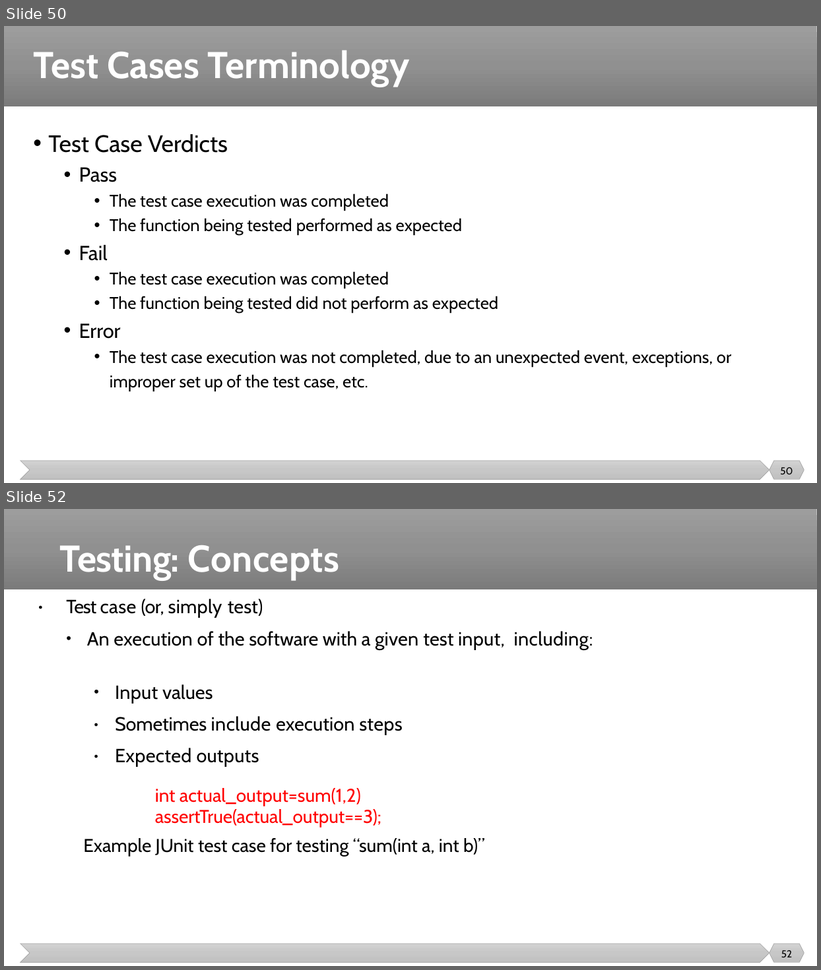
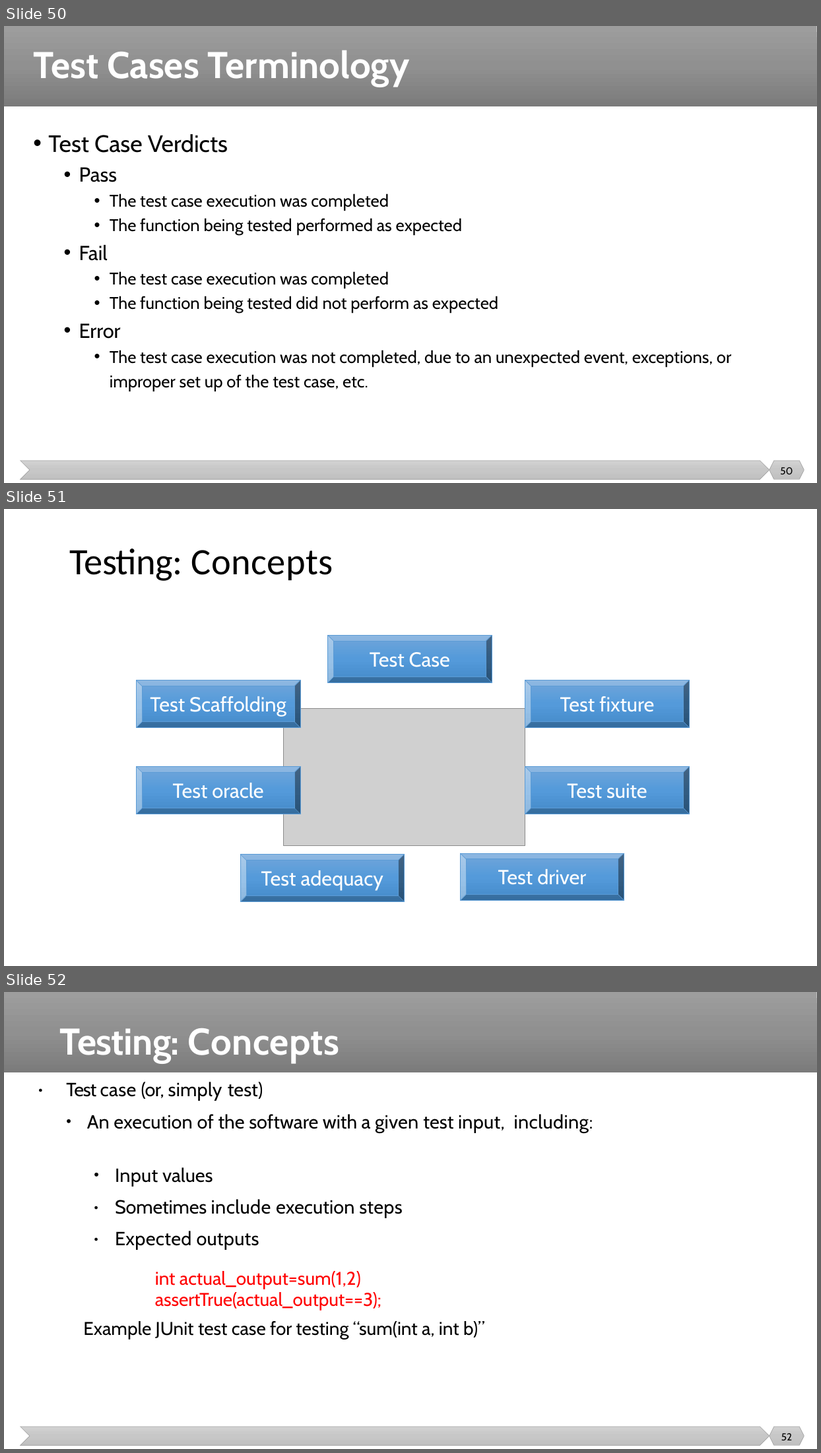
Before and after one commit to malenezi/malenezi, a slide deck: SE401/Lectures/1-Introduction/Introduction.pptx. Shown one above the other, each under a label of ours: slides 50 and 52 before the commit, slides 50, 51 and 52 after it; the slides between them are not shown. The pictures are 821x970 and 821x1453 pixels, drawn with LibreOffice and Linux fonts; fonts in the diff are those of the drawing; grey boxes stand for pictures. Boxes give left, top, right and bottom in pixels: in the first picture for what was removed or moved away, otherwise in the second. Text is boxed around its words. In the diff, an @@ line names an element or a change of style, - is before the commit and + after.

```diff
--- a/SE401/Lectures/1-Introduction/Introduction.pptx
+++ b/SE401/Lectures/1-Introduction/Introduction.pptx
@@ slide 51 added at (x1=4, y1=509, x2=817, y2=966), background #FFFFFF @@
@@ title added at (x1=70, y1=549, x2=333, y2=581), 44 pt, text #000000 @@
+Testing: Concepts
@@ bevel added at (x1=328, y1=635, x2=492, y2=683), fill gradient #71A6DB to #559BDB to #448ACA, outline #5B9BD5 0.5 pt, 24 pt, text #FFFFFF @@
+Test Case
@@ bevel added at (x1=137, y1=681, x2=300, y2=728), fill gradient #71A6DB to #559BDB to #448ACA, outline #5B9BD5 0.5 pt, 24 pt, text #FFFFFF @@
+Test Scaffolding
@@ bevel added at (x1=525, y1=681, x2=690, y2=728), fill gradient #71A6DB to #559BDB to #448ACA, outline #5B9BD5 0.5 pt, 24 pt, text #FFFFFF @@
+Test fixture
@@ picture added at (x1=283, y1=708, x2=525, y2=846) @@
@@ bevel added at (x1=137, y1=767, x2=300, y2=815), fill gradient #71A6DB to #559BDB to #448ACA, outline #5B9BD5 0.5 pt, 24 pt, text #FFFFFF @@
+Test oracle
@@ bevel added at (x1=525, y1=767, x2=690, y2=815), fill gradient #71A6DB to #559BDB to #448ACA, outline #5B9BD5 0.5 pt, 24 pt, text #FFFFFF @@
+Test suite
@@ bevel added at (x1=241, y1=855, x2=405, y2=902), fill gradient #71A6DB to #559BDB to #448ACA, outline #5B9BD5 0.5 pt, 24 pt, text #FFFFFF @@
+Test adequacy
@@ bevel added at (x1=460, y1=854, x2=624, y2=901), fill gradient #71A6DB to #559BDB to #448ACA, outline #5B9BD5 0.5 pt, 24 pt, text #FFFFFF @@
+Test driver
```
Also in this commit, not shown: 2 slides changed, 1 other slide added, 1 slide removed, 1 other file.
